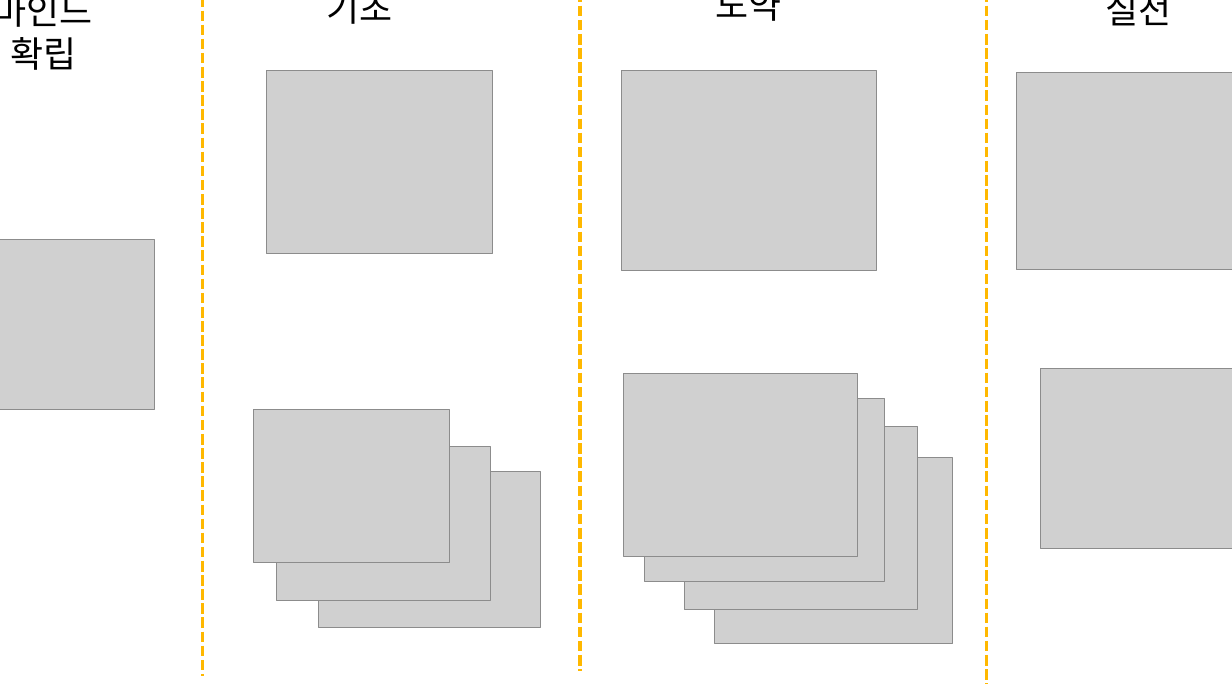
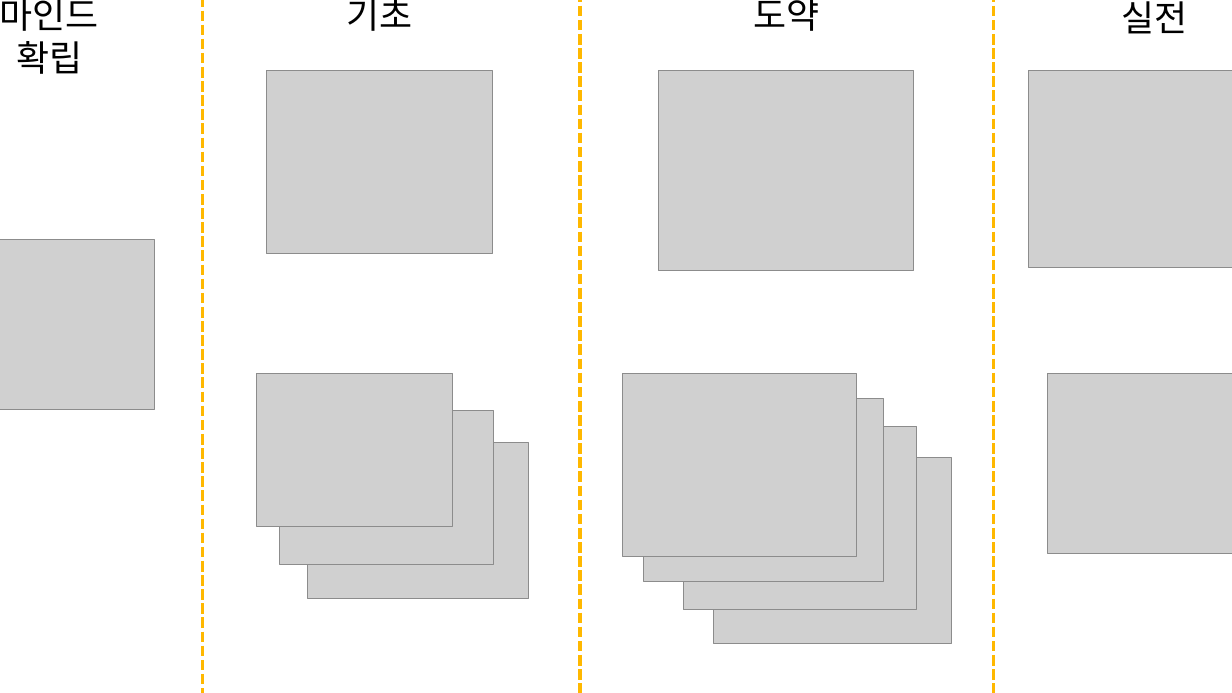
Before and after one commit to KoEonYack/Tistory-Coveant, a slide deck: slide 3 of Article/Note/코딩테스트_정복_로드맵/img/img.pptx. Drawn at 1232x693 pixels with LibreOffice and Linux fonts; fonts in the diff are those of the drawing; grey boxes stand for pictures; background and template pictures are left out. Boxes give left, top, right and bottom in pixels: in the first picture for what was removed or moved away, otherwise in the second. Text is boxed around its words. In the diff, an @@ line names an element or a change of style, - is before the commit and + after.

```diff
--- a/Article/Note/코딩테스트_정복_로드맵/img/img.pptx
+++ b/Article/Note/코딩테스트_정복_로드맵/img/img.pptx
@@ text "마인드 확립" rewrapped from bbox=[0, 0, 93, 70] to bbox=[0, 0, 99, 74] @@
@@ rectangle added at bbox=[0, 0, 1232, 693], outline #BFBFBF 1 pt @@
@@ line moved from (202, 0) - (202, 677) to (202, 0) - (202, 693) @@
@@ text "기초" rewrapped from bbox=[327, 0, 393, 24] to bbox=[346, 0, 412, 31] @@
@@ line moved from (580, 0) - (580, 671) to (580, 0) - (580, 693) @@
@@ text "도약" rewrapped from bbox=[716, 0, 782, 21] to bbox=[754, 0, 820, 31] @@
@@ line moved from (987, 0) - (987, 685) to (994, 0) - (994, 693) @@
@@ text "실전" rewrapped from bbox=[1105, 0, 1171, 26] to bbox=[1122, 1, 1188, 34] @@
@@ picture: place and size @@
-picture at bbox=[622, 70, 877, 271]
+picture at bbox=[659, 70, 914, 271]
@@ picture: place and size @@
-picture at bbox=[1017, 72, 1232, 270]
+picture at bbox=[1029, 70, 1232, 268]
@@ picture: place and size @@
-picture at bbox=[253, 409, 449, 563]
+picture at bbox=[257, 373, 453, 527]
@@ picture: place and size @@
-picture at bbox=[1041, 369, 1232, 548]
+picture at bbox=[1048, 373, 1232, 553]
@@ picture: place and size @@
-picture at bbox=[276, 446, 491, 600]
+picture at bbox=[280, 411, 494, 565]
@@ picture: place and size @@
-picture at bbox=[319, 471, 541, 628]
+picture at bbox=[307, 443, 529, 599]
```
Also in this commit, not shown: 4 other files.
